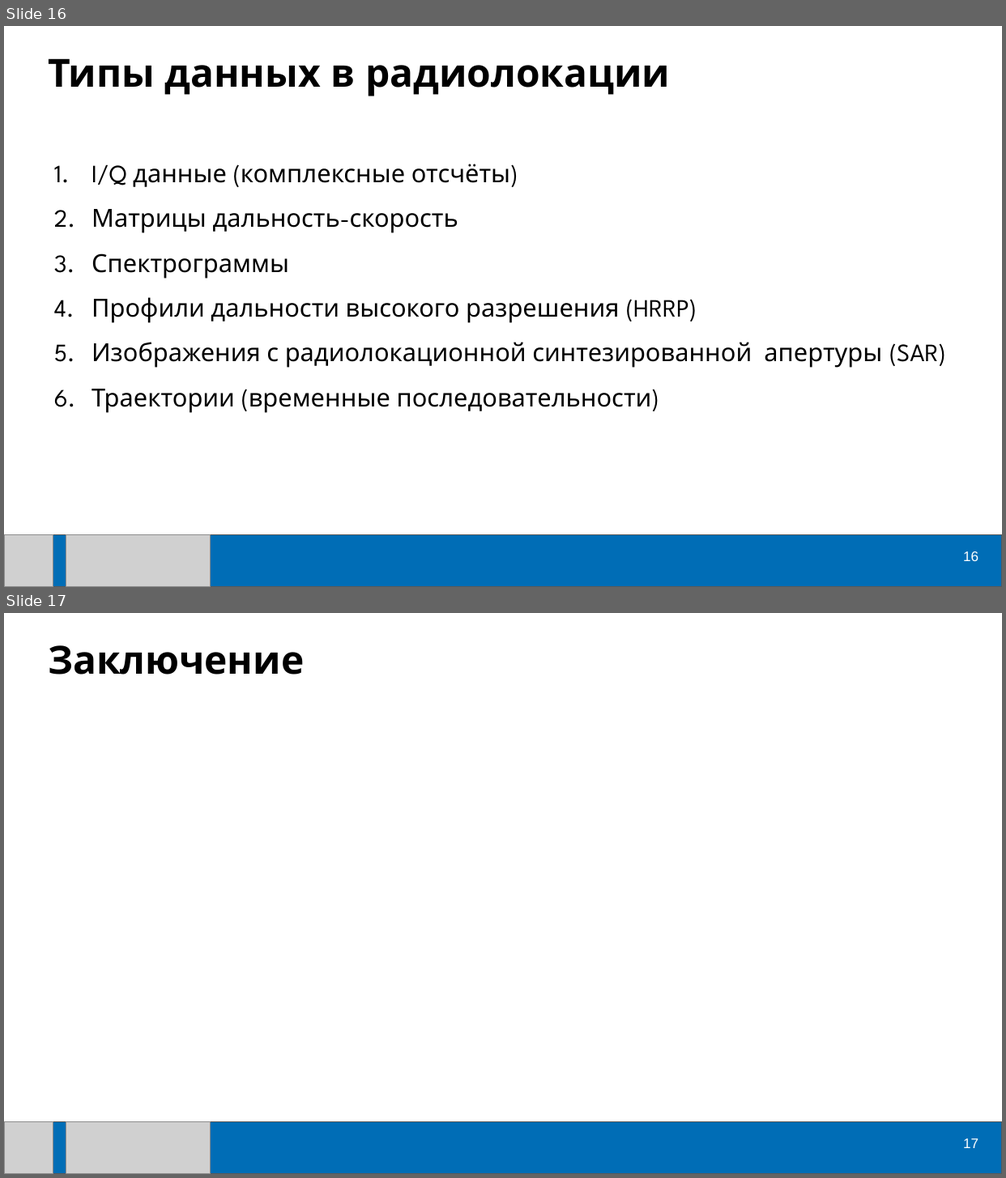
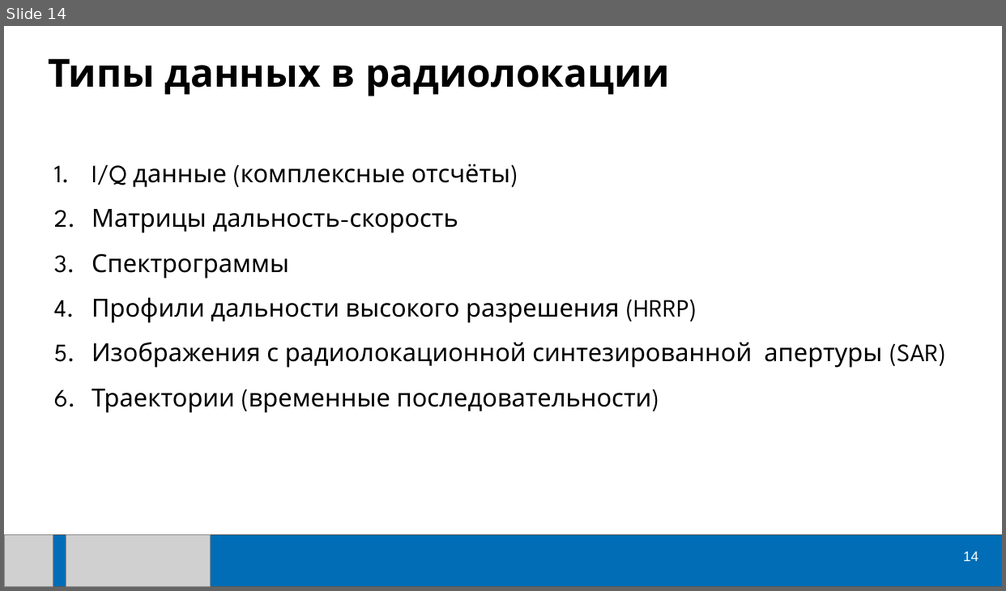
Before and after one commit to ml-dafe/ML_radiolocation_MIPT, a slide deck: Лекции/Лекция_01.pptx. Shown one above the other, each under a label of ours: slides 16 and 17 before the commit, slide 14 after it. The pictures are 1006x1178 and 1006x591 pixels, drawn with LibreOffice and Linux fonts; fonts in the diff are those of the drawing; grey boxes stand for pictures. Boxes give left, top, right and bottom in pixels: in the first picture for what was removed or moved away, otherwise in the second. Text is boxed around its words. In the diff, an @@ line names an element or a change of style, - is before the commit and + after.

```diff
--- a/Лекции/Лекция_01.pptx
+++ b/Лекции/Лекция_01.pptx
@@ slide 17 removed at [4, 613, 1002, 1174], background #FFFFFF @@
@@ title removed at [48, 645, 304, 675] @@
-Заключение
@@ rectangle removed at [4, 1122, 1002, 1174] @@
@@ picture removed at [4, 1122, 53, 1174] @@
@@ picture removed at [66, 1122, 210, 1174] @@
@@ page number removed at [963, 1139, 978, 1148] @@
-17
@@ what was slide 16 is now slide 14 @@
@@ page number at [963, 552, 978, 561]: text changed @@
-16
+14
```
Also in this commit, not shown: 5 slides changed, 5 slides added.
